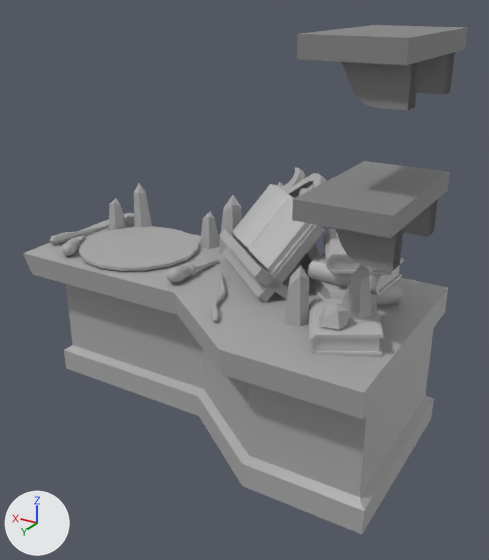
A saved change to the FBX model Assets/Environment/Shop/sm_enchantingTable.fbx.
One viewpoint serves both versions: a 50 mm camera at (-0.73, 3.2, 2.16) aimed at (0.89, 0.51, 0.82). The lights are fixed; the arrows at lower left show +X, +Y and +Z. Where no turn or scale is listed for an object, it has been applied to the vertices.

The first picture shows 'sm_enchantingTable'.
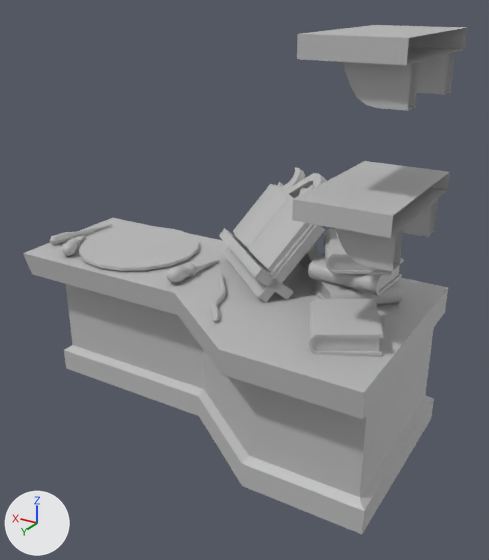
Where the change shows, as pixel boxes [x1, y1, x2, y2] in the pictures (489 x 560 px; the box of a moved part takes in the faces that stretch with it):
part 1 of me_mesh, deleted: before [108, 183, 372, 330]
part 2 of me_mesh, moved or reshaped: before [308, 28, 467, 341]; after [289, 52, 455, 341]
part 3 of me_mesh, recoloured: [23, 168, 447, 534] in both
part 4 of me_mesh, recoloured: [292, 25, 468, 270] in both

Edits to the bpy script that builds the scene:
```text
Change me_mesh:
    used by ob_sm_enchantingtable; location = (0.0, 0.0, 0.0)
    remove me_mesh.from_pydata(...)  # 1114 vertices, 1129 faces; spans x -0.01..2.2, y -0.05..1.13, z 0.0..2.02
    add me_mesh.from_pydata(...)  # 969 vertices, 937 faces; spans x -0.01..2.2, y -0.05..1.13, z 0.0..2.02
    me_mesh part 1: 8 loose pieces with 112 vertices, spanning x 0.14..2.08, y 0.0..0.9, z 0.78..1.11, are deleted
    me_mesh part 2
    56 vertices are removed from x 0.05..0.58, y 0.13..0.96, z 0.78..1.07
    90 faces are deleted
    8 new vertices lie (0.0, 0.0, -0.09) away from vertices in x 0.0, y 0.42..0.93, z 1.36..1.94
    8 new vertices lie (-0.18, 0.0, 0.0) away from vertices in x 0.18, y 0.42..0.93, z 1.23..1.81
    8 new vertices lie (-0.14, 0.0, 0.0) away from vertices in x 0.14, y 0.42..0.93, z 1.21..1.79
    62 new faces join them
    me_mesh part 3: 544 faces spanning x 0.0..2.2, y -0.05..1.13, z 0.0..1.31 switch from mat_standardsurface1 (grey #aaaaaa) to mat_m_book (grey #bcbcbc)
    me_mesh part 4: 30 faces spanning x -0.01..0.38, y 0.29..1.0, z 1.2..2.02 switch from mat_lambert1 (grey #858585) to mat_m_book (grey #bcbcbc)
```
